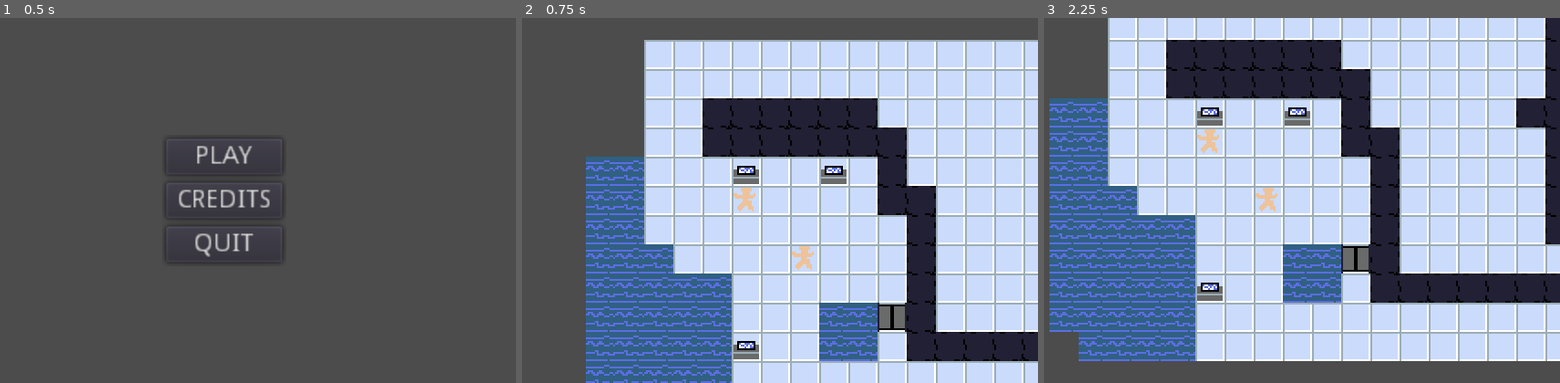
Above: before the commit, frames 1-3 (left to right).
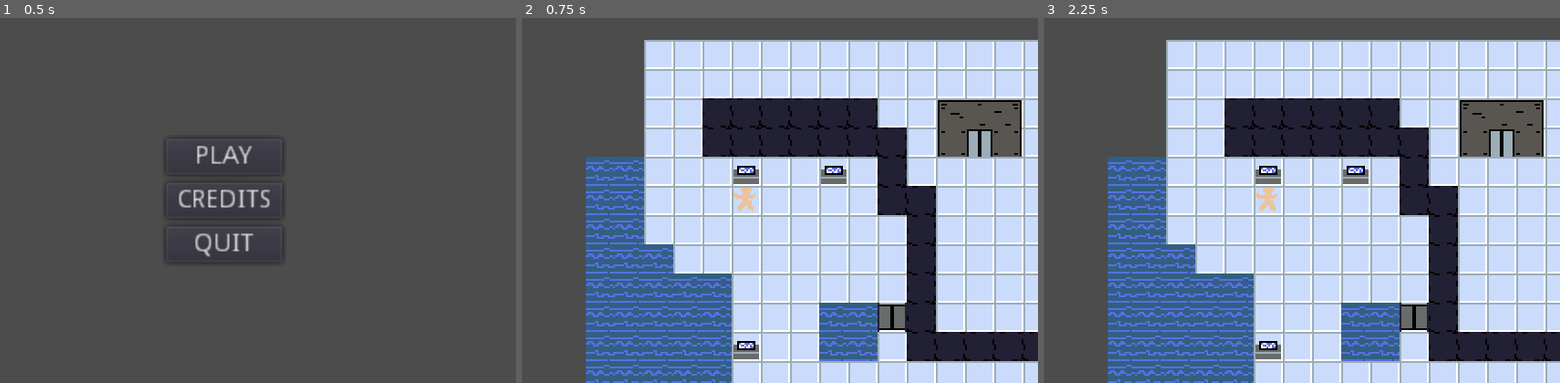
Above: after the commit, the same moments.

Repository: Byteron/together
Game: Godot game, scene res://src/menu/TitleScreen.tscn
Same seed, same stepped clock (60 frames per second), same inputs: the game is played once before the commit and once after it.
Inputs:
- Up to frame 1 (0.5 s): no input
- Up to frame 2 (0.75 s): click "PLAY" at 0.5 s
- Up to frame 3 (2.25 s): tap Enter at 1.25 s; hold D (walk_right) 1.28-2.03 s; hold E (interact) 1.28-2.03 s; tap Space (swap_character) at 2 s; hold S (walk_down) from 2.03 s (still down); tap E (interact) at 2.1 s

Frame 1 is identical in both runs. In frame 2, 2.7% of the frame differs, in the area x 52-97%, y 22-69%; in frame 3, 55%, in the area x 1-100%, y 0-100%.
Error before the commit: Invalid get index 'Floor' (on base: 'Dictionary'). (res://src/level/Level.gd:99)
Error after the commit: Invalid get index 'Floor' (on base: 'Dictionary'). (res://src/level/Level.gd:102)

Commit message:
bunker and music

Diff:
--- a/project.godot
+++ b/project.godot
@@ -9,6 +9,11 @@
 config_version=4
 
 _global_script_classes=[ {
+"base": "Interactable",
+"class": "Bunker",
+"language": "GDScript",
+"path": "res://src/interactable/bunker/Bunker.gd"
+}, {
 "base": "Node2D",
 "class": "Character",
 "language": "GDScript",
@@ -65,6 +70,7 @@
 "path": "res://src/menu/TitleScreen.gd"
 } ]
 _global_script_class_icons={
+"Bunker": "",
 "Character": "",
 "Door": "",
 "Game": "",
@@ -88,6 +94,7 @@
 
 Scenes="*res://src/global/Scenes.tscn"
 Data="*res://src/global/Data.gd"
+Music="*res://src/global/Music.tscn"
 
 [display]
 
@@ -96,6 +103,7 @@
 window/size/test_width=1280
 window/size/test_height=800
 window/stretch/mode="2d"
+window/stretch/aspect="keep"
 
 [importer_defaults]
 
--- a/src/character/Character.gd
+++ b/src/character/Character.gd
@@ -35,7 +35,7 @@
 
 
 func move_to(target_position: Vector2) -> void:
-	tween.interpolate_property(self, "position", position, target_position, 0.2, Tween.TRANS_LINEAR, Tween.EASE_IN_OUT)
+	tween.interpolate_property(self, "position", position, target_position, 0.28, Tween.TRANS_LINEAR, Tween.EASE_IN_OUT)
 	tween.start()
 
 
--- a/src/game/Game.gd
+++ b/src/game/Game.gd
@@ -2,6 +2,10 @@
 class_name Game
 
 onready var level: Level = $Level
+
+
+func _ready() -> void:
+	Music.play("Solitude")
 
 
 func _input(event: InputEvent) -> void:
--- /dev/null
+++ b/src/global/Music.gd
@@ -0,0 +1,22 @@
+extends Node
+
+var songs := {}
+var current_song: AudioStreamPlayer = null
+
+
+func _ready() -> void:
+	for child in get_children():
+		songs[child.name] = child
+
+
+func play(song_name: String) -> void:
+	if current_song:
+		current_song.stop()
+
+	current_song = songs[song_name]
+	current_song.play()
+
+
+func stop() -> void:
+	current_song.stop()
+	current_song = null
--- /dev/null
+++ b/src/global/Music.tscn
@@ -0,0 +1,10 @@
+[gd_scene load_steps=3 format=2]
+
+[ext_resource path="res://src/global/Music.gd" type="Script" id=1]
+[ext_resource path="res://assets/music/Solitude_v6.mp3" type="AudioStream" id=2]
+
+[node name="Music" type="Node"]
+script = ExtResource( 1 )
+
+[node name="Solitude" type="AudioStreamPlayer" parent="."]
+stream = ExtResource( 2 )
--- a/src/interactable/Interactable.gd
+++ b/src/interactable/Interactable.gd
@@ -2,6 +2,7 @@
 class_name Interactable
 
 export(Array, Character.Ability) var allow_interaction := []
+export(Array, Vector2) var size := [Vector2(0, 0)]
 
 onready var sprite: Sprite = $Sprite
 
--- /dev/null
+++ b/src/interactable/bunker/Bunker.gd
@@ -0,0 +1,25 @@
+extends Interactable
+class_name Bunker
+
+signal character_freed(character)
+
+var _was_opened = false
+
+export var id := 0
+export var fragments_needed := 3
+
+export var Character: PackedScene = null
+
+
+func open() -> void:
+	sprite.frame = 1
+	if not _was_opened:
+		emit_signal("character_freed", Character.instance())
+
+	_was_opened = true
+
+
+func _interact(character: Character):
+	print(character.get_fragments(id), " / ", fragments_needed)
+	if character.get_fragments(id) >= fragments_needed and not _was_opened:
+		open()
--- /dev/null
+++ b/src/interactable/bunker/Bunker.tscn
@@ -0,0 +1,13 @@
+[gd_scene load_steps=4 format=2]
+
+[ext_resource path="res://src/interactable/Interactable.tscn" type="PackedScene" id=1]
+[ext_resource path="res://assets/images/bunker.png" type="Texture" id=2]
+[ext_resource path="res://src/interactable/bunker/Bunker.gd" type="Script" id=3]
+
+[node name="Bunker" instance=ExtResource( 1 )]
+script = ExtResource( 3 )
+size = [ Vector2( 0, 0 ), Vector2( 1, 0 ), Vector2( -1, 0 ), Vector2( 0, -1 ), Vector2( -1, -1 ), Vector2( 1, -1 ) ]
+
+[node name="Sprite" parent="." index="0"]
+texture = ExtResource( 2 )
+offset = Vector2( 0, -8 )
--- a/src/level/Level.gd
+++ b/src/level/Level.gd
@@ -40,10 +40,13 @@
 	characters.add_child(character)
 
 
-func teleport_character(target_cell: Vector2) -> void:
+func teleport_character(character: Character, target_cell: Vector2) -> void:
+	var loc: Location = locations[target_cell]
+	loc.character = character
+
 	var target_position = map_to_world(target_cell)
-	active_character.cell = target_cell
-	active_character.position = target_position
+	character.cell = target_cell
+	character.position = target_position
 
 
 func move_character(direction: Vector2) -> void:
@@ -115,5 +118,14 @@
 func _init_objects() -> void:
 	for object in objects.get_children():
 		var cell = world_to_map(object.position)
-		var loc = locations[cell]
-		loc.interactable = object
+		for vec in object.size:
+			var loc = locations[cell + vec]
+			loc.interactable = object
+
+		if object is Bunker:
+			object.connect("character_freed", self, "_on_character_freed", [cell])
+
+
+func _on_character_freed(character: Character, cell: Vector2) -> void:
+	spawn_character(character)
+	teleport_character(character, cell)
--- a/src/level/Level.tscn
+++ b/src/level/Level.tscn
@@ -7,6 +7,7 @@
 [ext_resource path="res://data/characters/Athlete.tscn" type="PackedScene" id=5]
 [ext_resource path="res://src/interactable/door/Door.tscn" type="PackedScene" id=6]
 [ext_resource path="res://src/interactable/terminal/Terminal.tscn" type="PackedScene" id=7]
+[ext_resource path="res://src/interactable/bunker/Bunker.tscn" type="PackedScene" id=8]
 
 [node name="Level" type="Node2D"]
 script = ExtResource( 1 )
@@ -35,12 +36,15 @@
 position = Vector2( 56, 168 )
 fragments = [ 1 ]
 
+[node name="Bunker" parent="Objects" instance=ExtResource( 8 )]
+position = Vector2( 184, 56 )
+allow_interaction = [ 1 ]
+id = 1
+Character = ExtResource( 5 )
+
 [node name="Characters" type="Node2D" parent="."]
 
 [node name="Nerd" parent="Characters" instance=ExtResource( 3 )]
 position = Vector2( 56, 88 )
 
-[node name="Athlete" parent="Characters" instance=ExtResource( 5 )]
-position = Vector2( 88, 120 )
-
 [node name="LevelCamera" parent="." instance=ExtResource( 4 )]
Binary file added: assets/images/bunker.png
Not shown, added: assets/images/bunker.png.import
Not shown, added: assets/music/Solitude_v6.mp3.import
Not shown: 1 places in src/level/Level.tscn that only renumber resources
Not shown, added: assets/music/Solitude_v6.mp3
